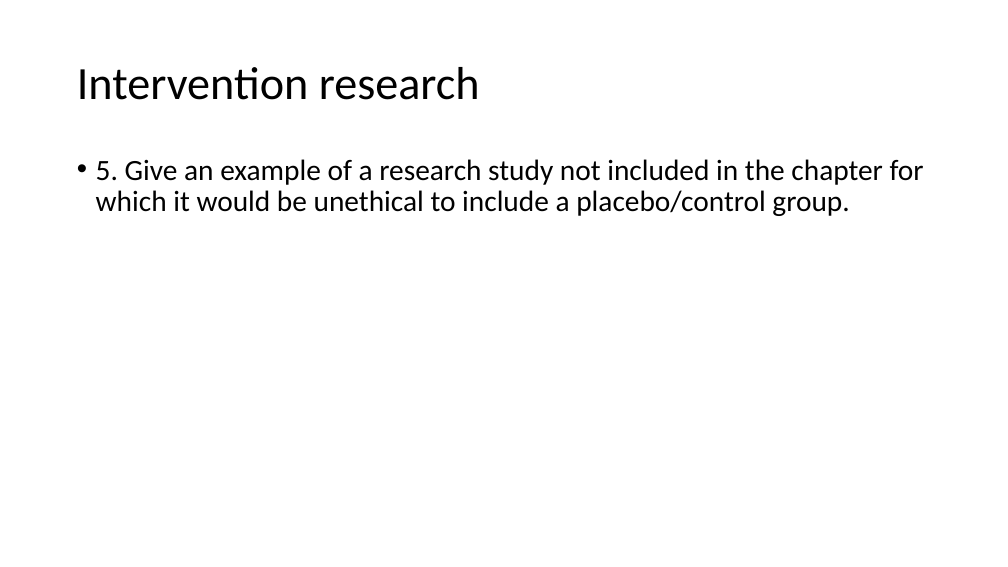
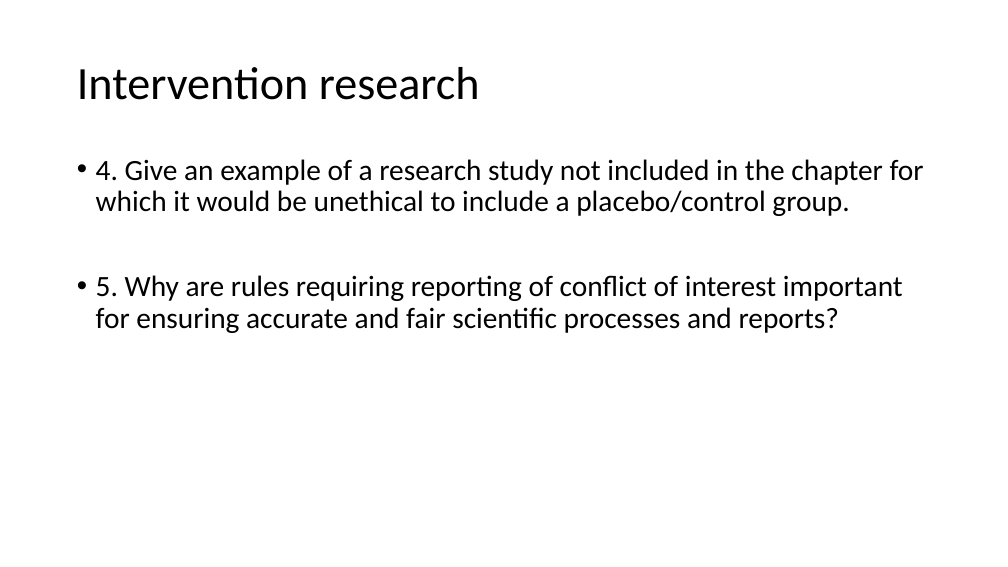
Before and after one commit to preber/Research-Methods, a slide deck: slide 9 of Class Slides 2024/Class 22.pptx (slide 10 before the commit). Drawn at 1008x567 pixels with LibreOffice and Linux fonts; fonts in the diff are those of the drawing. Boxes give left, top, right and bottom in pixels: in the first picture for what was removed or moved away, otherwise in the second. Text is boxed around its words. In the diff, an @@ line names an element or a change of style, - is before the commit and + after.

Commit message:
Slides

```diff
--- a/Class Slides 2024/Class 22.pptx
+++ b/Class Slides 2024/Class 22.pptx
@@ text at (x1=96, y1=159, x2=924, y2=333): text changed @@
-• 5. Give an example of a research study not included in the chapter for which it would be unethical to include a placebo/control group.
+• 4. Give an example of a research study not included in the chapter for which it would be unethical to include a placebo/control group.
+• 5. Why are rules requiring reporting of conflict of interest important for ensuring accurate and fair scientific processes and reports?
```
Also in this commit, not shown: 1 other slide changed, 6 slides added, 1 slide removed, 3 other files.
